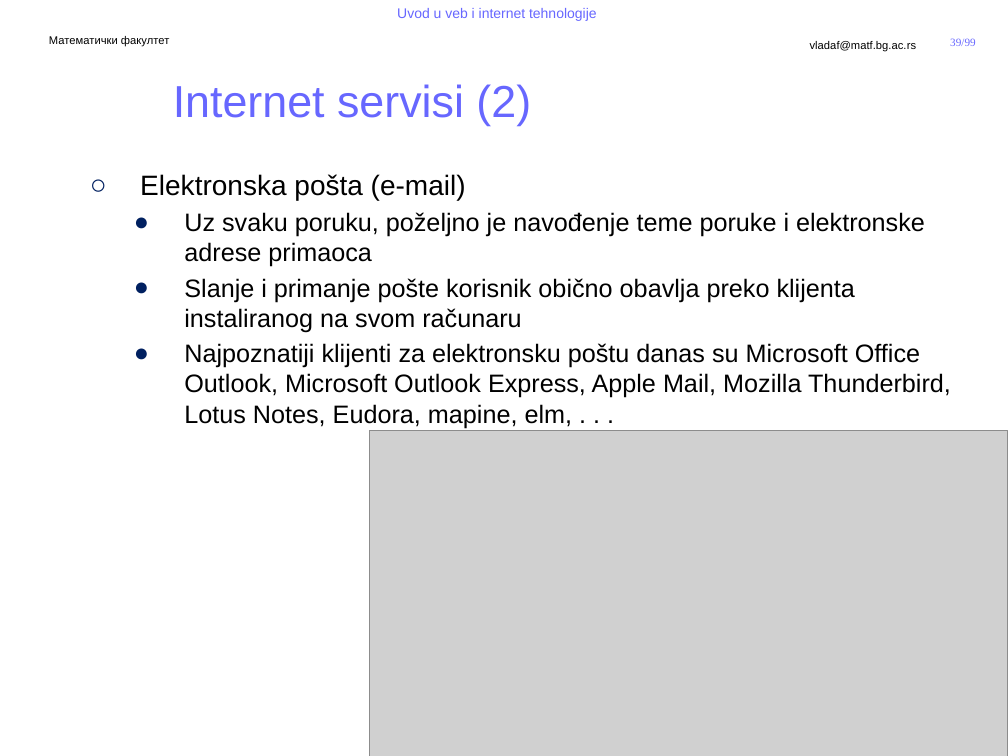
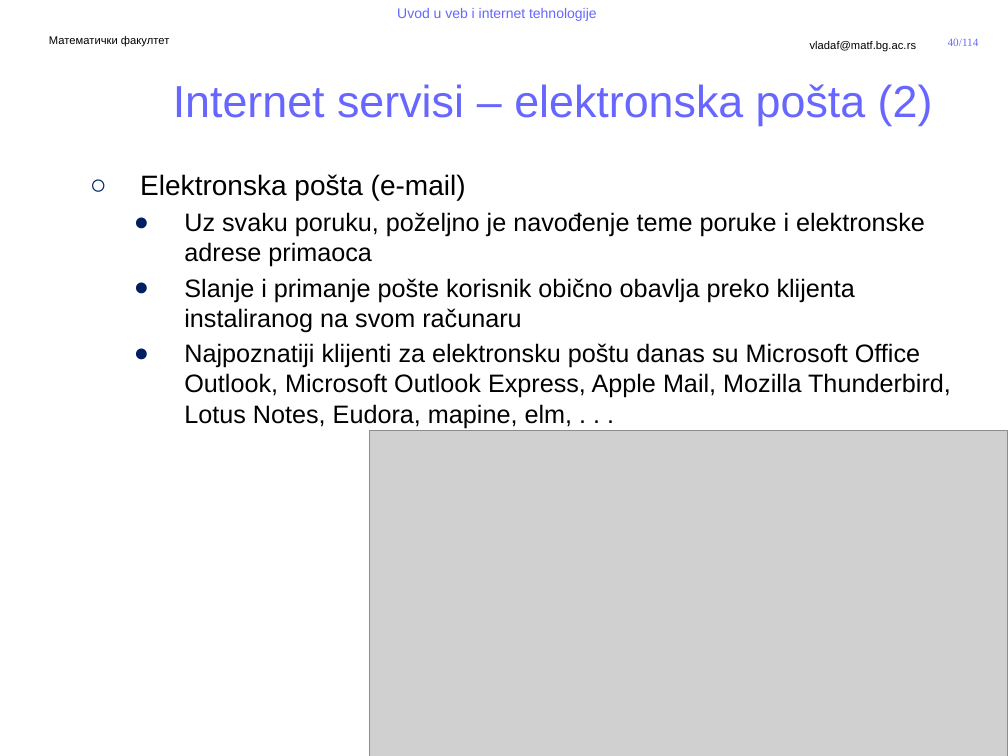
Before and after one commit to MatfUVIT/info, a slide deck: slide 40 of predavanja/prezentacije/UVIT01-02-Uvod u Internet.pptx (slide 39 before the commit). Drawn at 1008x756 pixels with LibreOffice and Linux fonts; fonts in the diff are those of the drawing; grey boxes stand for pictures; background and template pictures are left out. Boxes give left, top, right and bottom in pixels: in the first picture for what was removed or moved away, otherwise in the second. Text is boxed around its words. In the diff, an @@ line names an element or a change of style, - is before the commit and + after.

```diff
--- a/predavanja/prezentacije/UVIT01-02-Uvod u Internet.pptx
+++ b/predavanja/prezentacije/UVIT01-02-Uvod u Internet.pptx
@@ page number added at (x1=948, y1=38, x2=979, y2=46), 8 pt, text #6767FF @@
+40/114
@@ page number removed at (x1=950, y1=38, x2=976, y2=46) @@
-39/99
@@ title at (x1=173, y1=84, x2=933, y2=126): text changed @@
-Internet servisi (2)
+Internet servisi – elektronska pošta (2)
```
Also in this commit, not shown: 74 other slides changed, 15 slides added, 9 other files.
